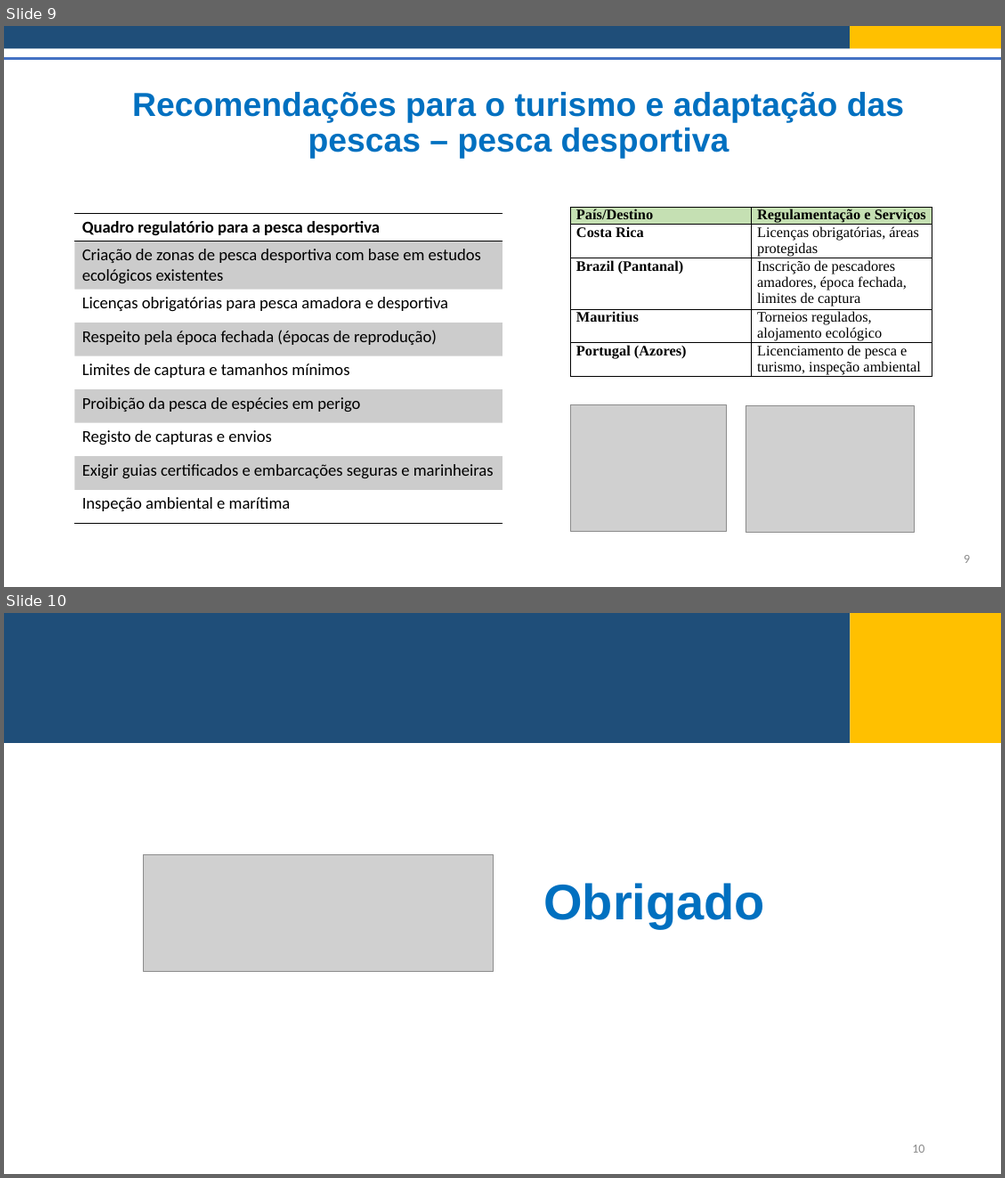
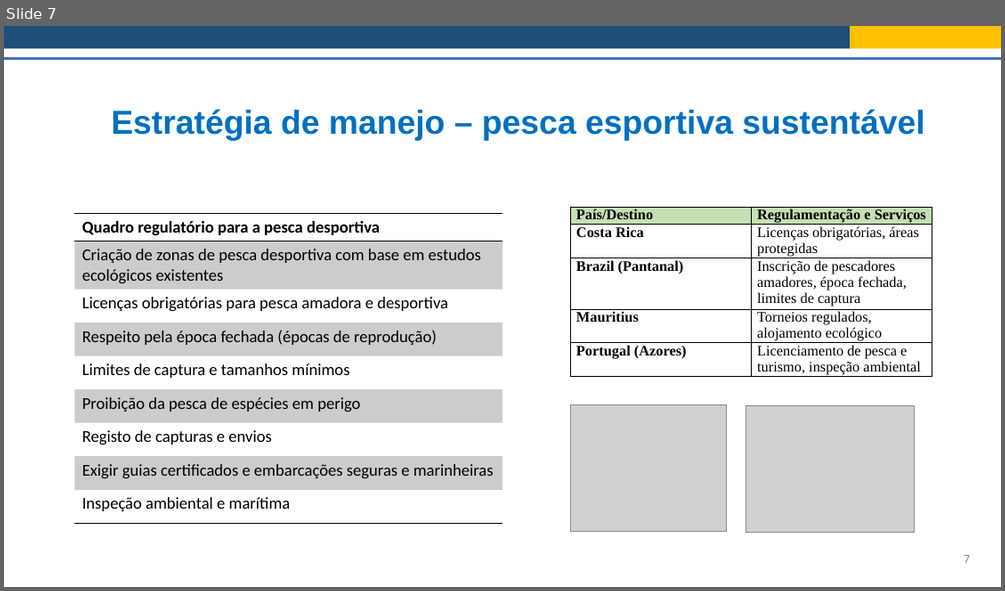
Before and after one commit to Risk-Team/trainings, a slide deck: STP/presentations/Session_2/Adaptation_recommendations_port.pptx. Shown one above the other, each under a label of ours: slides 9 and 10 before the commit, slide 7 after it. The pictures are 1005x1178 and 1005x591 pixels, drawn with LibreOffice and Linux fonts; fonts in the diff are those of the drawing; grey boxes stand for pictures. Boxes give left, top, right and bottom in pixels: in the first picture for what was removed or moved away, otherwise in the second. Text is boxed around its words. In the diff, an @@ line names an element or a change of style, - is before the commit and + after.

```diff
--- a/STP/presentations/Session_2/Adaptation_recommendations_port.pptx
+++ b/STP/presentations/Session_2/Adaptation_recommendations_port.pptx
@@ slide 10 removed at [4, 613, 1001, 1174], background #FFFFFF @@
@@ rectangle removed at [4, 613, 850, 743] @@
@@ rectangle removed at [850, 613, 1001, 743] @@
@@ picture removed at [143, 854, 494, 971] @@
@@ title removed at [543, 883, 765, 928] @@
-Obrigado
@@ page number removed at [912, 1144, 924, 1152] @@
-10
@@ what was slide 9 is now slide 7 @@
@@ slide 7 changed as well @@
@@ title at [111, 109, 924, 141]: text changed @@
-Recomendações para o turismo e adaptação das pescas – pesca desportiva
+Estratégia de manejo – pesca esportiva sustentável
@@ page number at [963, 555, 970, 563]: text changed @@
-9
+7
```
Also in this commit, not shown: 7 other slides changed, 3 slides added, 1 other slide removed, 3 other files.
